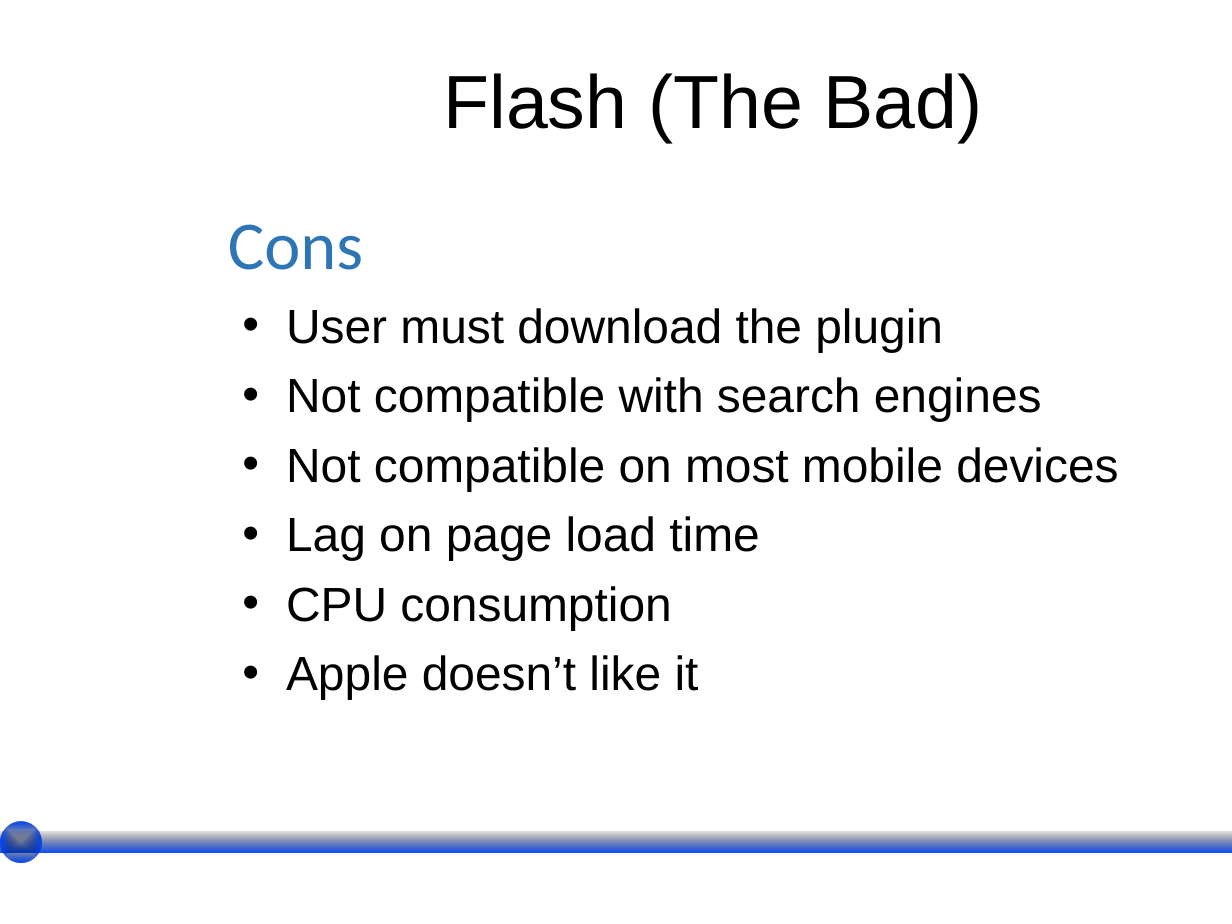
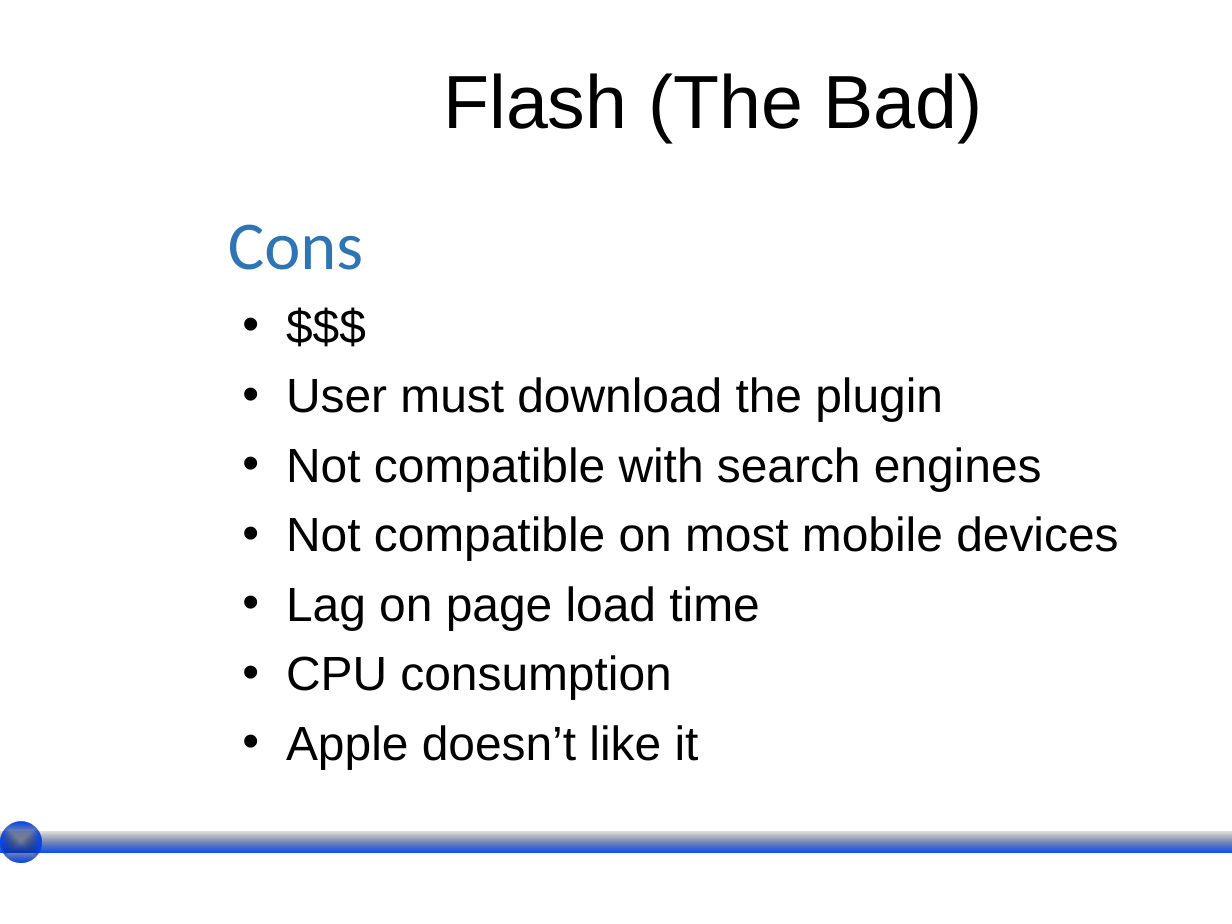
Before and after one commit to lswroc01/Ignite-Lightning-Talk, a slide deck: slide 5 of LightningTalk_LThomas.ppt. Drawn at 1232x924 pixels with LibreOffice and Linux fonts; fonts in the diff are those of the drawing; background and template pictures are left out. Boxes give left, top, right and bottom in pixels: in the first picture for what was removed or moved away, otherwise in the second. Text is boxed around its words. In the diff, an @@ line names an element or a change of style, - is before the commit and + after.

```diff
--- a/LightningTalk_LThomas.ppt
+++ b/LightningTalk_LThomas.ppt
@@ text at box(228, 224, 1118, 769): paragraph added @@
+• $$$
```
Also in this commit, not shown: 2 other slides changed.
